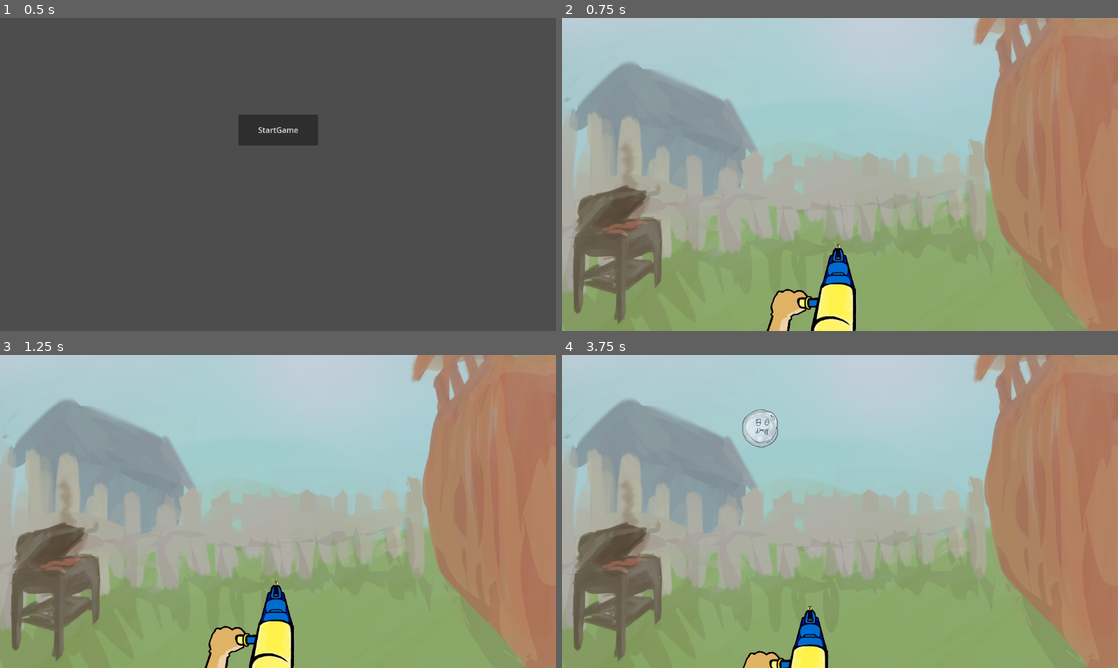
Above: before the commit, frames 1-4 (two rows, left to right).
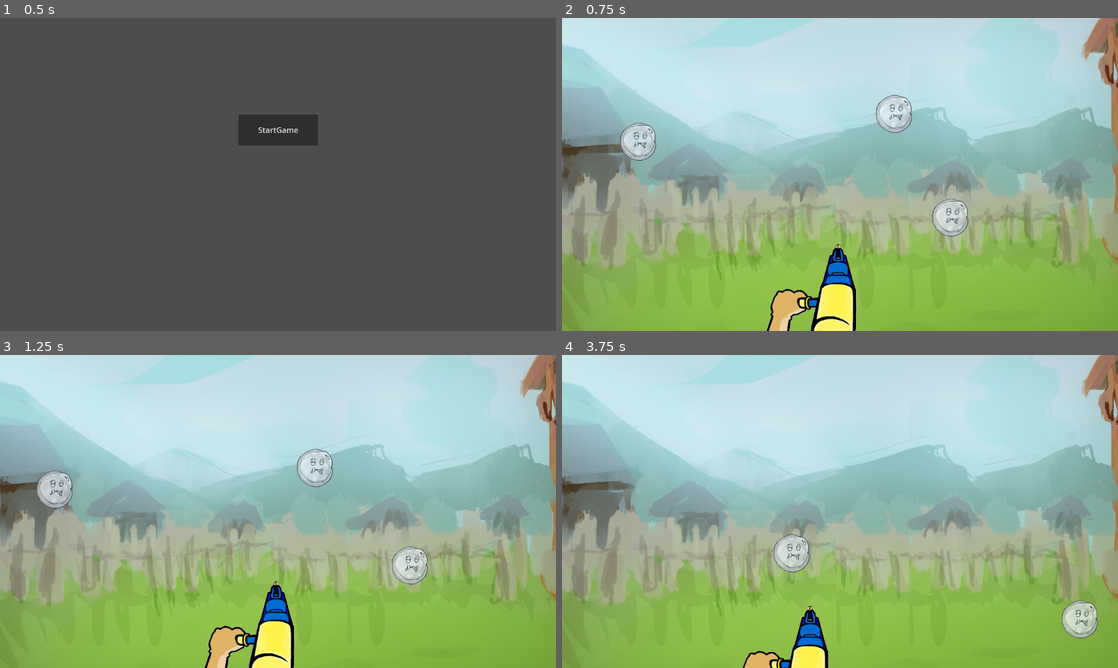
Above: after the commit, the same moments.

Repository: Rupuu/Plyok
Game: Godot game, scene res://scenes/main-menu.tscn
The game is run twice, just before and just after one commit, with the same random seed, the same clock (stepped at 60 frames per second) and the same inputs.
Inputs (mouse positions are in pixels of both pictures, inside the frame that each line leads up to):
- Up to frame 1 (0.5 s): no input
- Up to frame 2 (0.75 s): click "StartGame" at 0.5 s
- Up to frame 3 (1.25 s): no input
- Up to frame 4 (3.75 s): move the mouse to (962, 495) at 1.27 s; click (962, 495) at 1.42 s; move the mouse to (767, 420) at 2.02 s; click (767, 420) at 2.17 s; move the mouse to (762, 430) at 2.77 s; click (762, 430) at 2.92 s; move the mouse to (812, 574) at 3.52 s; click (812, 574) at 3.67 s

Frame 1 is identical in both runs. In frame 2, 69% of the frame differs, in the area x 0-100%, y 0-100%; in frame 3, 69%; in frame 4, 69%.

Commit message:
finished default bubble

Diff:
--- a/scenes/bubble.tscn
+++ b/scenes/bubble.tscn
@@ -105,13 +105,17 @@
 position = Vector2(3, 2)
 scale = Vector2(0.32375, 0.32375)
 sprite_frames = SubResource("SpriteFrames_t3gr1")
-animation = &"pop"
+animation = &"idle"
 autoplay = "idle"
-frame = 9
-frame_progress = 1.0
 
 [node name="CollisionShape2D" type="CollisionShape2D" parent="."]
 position = Vector2(2, 3)
 shape = SubResource("CircleShape2D_dm2nv")
 
+[node name="RayCastRight" type="RayCast2D" parent="."]
+target_position = Vector2(44, 1)
+
+[node name="RayCastLeft" type="RayCast2D" parent="."]
+target_position = Vector2(-38, 1)
+
 [connection signal="input_event" from="." to="." method="_on_input_event"]
--- a/scenes/enemy_spawn_point.tscn
+++ b/scenes/enemy_spawn_point.tscn
@@ -7,6 +7,7 @@
 script = ExtResource("1_dc54b")
 
 [node name="Timer" type="Timer" parent="."]
+wait_time = 3.0
 autostart = true
 
 [connection signal="timeout" from="Timer" to="." method="_on_timer_timeout"]
--- a/scenes/level1.tscn
+++ b/scenes/level1.tscn
@@ -1,15 +1,16 @@
-[gd_scene load_steps=7 format=3 uid="uid://c86ya51tgc5pe"]
+[gd_scene load_steps=8 format=3 uid="uid://c86ya51tgc5pe"]
 
 [ext_resource type="Script" path="res://scripts/level_1.gd" id="1_0i67u"]
 [ext_resource type="PackedScene" uid="uid://dlyxvs2hkjynk" path="res://scenes/water_gun.tscn" id="1_5wikp"]
-[ext_resource type="Texture2D" uid="uid://c4rmj3w7o06g4" path="res://assets/sprites/Illustration.png" id="1_o6hvo"]
+[ext_resource type="Texture2D" uid="uid://cd8q2n72gieai" path="res://assets/sprites/BackgroundProto.png" id="2_irbwg"]
+[ext_resource type="PackedScene" uid="uid://bxpmg0gsukuib" path="res://scenes/bubble.tscn" id="3_1w46a"]
 [ext_resource type="PackedScene" uid="uid://i6lmgx67otxi" path="res://scenes/enemy_spawn_point.tscn" id="4_ijg0v"]
 
 [sub_resource type="RectangleShape2D" id="RectangleShape2D_5gqfj"]
-size = Vector2(15.0618, 652.631)
+size = Vector2(10, 926)
 
 [sub_resource type="RectangleShape2D" id="RectangleShape2D_jr66a"]
-size = Vector2(1164.5, 20)
+size = Vector2(1450.25, 16)
 
 [node name="Level1" type="Node2D"]
 script = ExtResource("1_0i67u")
@@ -17,9 +18,10 @@
 [node name="Illustration" type="Sprite2D" parent="."]
 position = Vector2(18, -53.75)
 scale = Vector2(0.77625, 0.77625)
-texture = ExtResource("1_o6hvo")
+texture = ExtResource("2_irbwg")
 
 [node name="WaterGun" parent="." instance=ExtResource("1_5wikp")]
+top_level = true
 position = Vector2(12, 78)
 
 [node name="Camera2D" type="Camera2D" parent="."]
@@ -27,20 +29,35 @@
 [node name="Walls" type="StaticBody2D" parent="."]
 
 [node name="Left" type="CollisionShape2D" parent="Walls"]
-position = Vector2(-569, 8)
+position = Vector2(-683, -14)
 shape = SubResource("RectangleShape2D_5gqfj")
 
 [node name="Right" type="CollisionShape2D" parent="Walls"]
-position = Vector2(585, 0)
+position = Vector2(688, -30)
 shape = SubResource("RectangleShape2D_5gqfj")
 
 [node name="Top" type="CollisionShape2D" parent="Walls"]
-position = Vector2(8.75, -331)
+position = Vector2(32, -462)
 shape = SubResource("RectangleShape2D_jr66a")
 
 [node name="Bottom" type="CollisionShape2D" parent="Walls"]
-position = Vector2(15, 329)
+position = Vector2(44, 334)
 shape = SubResource("RectangleShape2D_jr66a")
 
 [node name="EnemySpawnPoint" parent="." instance=ExtResource("4_ijg0v")]
-position = Vector2(-178, -159)
+position = Vector2(-634, -64)
+
+[node name="EnemySpawnPoint3" parent="." instance=ExtResource("4_ijg0v")]
+position = Vector2(13, -404)
+
+[node name="EnemySpawnPoint2" parent="." instance=ExtResource("4_ijg0v")]
+position = Vector2(643, -64)
+
+[node name="Bubble" parent="." instance=ExtResource("3_1w46a")]
+position = Vector2(-403, -75)
+
+[node name="Bubble2" parent="." instance=ExtResource("3_1w46a")]
+position = Vector2(214, 82)
+
+[node name="Bubble3" parent="." instance=ExtResource("3_1w46a")]
+position = Vector2(124, -137)
--- a/scripts/bubble.gd
+++ b/scripts/bubble.gd
@@ -4,19 +4,22 @@
 
 const SPEED = 100
 
-var dead: bool = false
-var got_hit: bool = false
+@onready var ray_cast_right: RayCast2D = $RayCastRight
+@onready var ray_cast_left: RayCast2D = $RayCastLeft
+@onready var animation_player = $AnimatedSprite2D
 
 func _ready():
-	velocity = Vector2(100,-100).normalized() * SPEED
+	velocity = Vector2(choose([-20,20,-40,40]),choose([-20,20,-40,40])).normalized() * SPEED
 
 func _physics_process(delta):
 	var collision = move_and_collide(velocity * delta)
 	if collision:
 		#!!!!😱!!!! add change in srpite direction here.
 		velocity = velocity.bounce(collision.get_normal())
-
-@onready var animation_player = $AnimatedSprite2D
+		if ray_cast_right.is_colliding():
+			animation_player.flip_h = true
+		if ray_cast_left.is_colliding():
+			animation_player.flip_h = false
 
 # Handle input events (e.g., mouse clicks)
 func _on_input_event(viewport: Node, event: InputEvent, shape_idx: int):
@@ -28,3 +31,7 @@
 	animation_player.play("pop")
 	await animation_player.animation_finished # Wait for the animation to finish
 	queue_free() # Remove the bubble after the animation
+
+func choose(array):
+	array.shuffle()
+	return array.front()
Binary file added: assets/sprites/BackgroundProto.png
Not shown, added: assets/sprites/BackgroundProto.png.import
